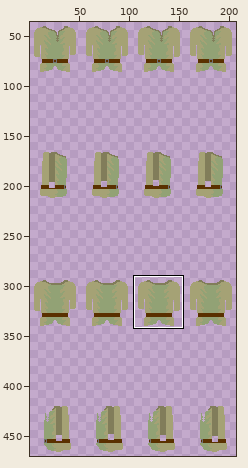
Sprite sheet: assets/playerCustom/clothingTop/tunicNatural.png. The picture above shows the old version from afar; the outline marks the close-up.
Close-up. Before the edit:
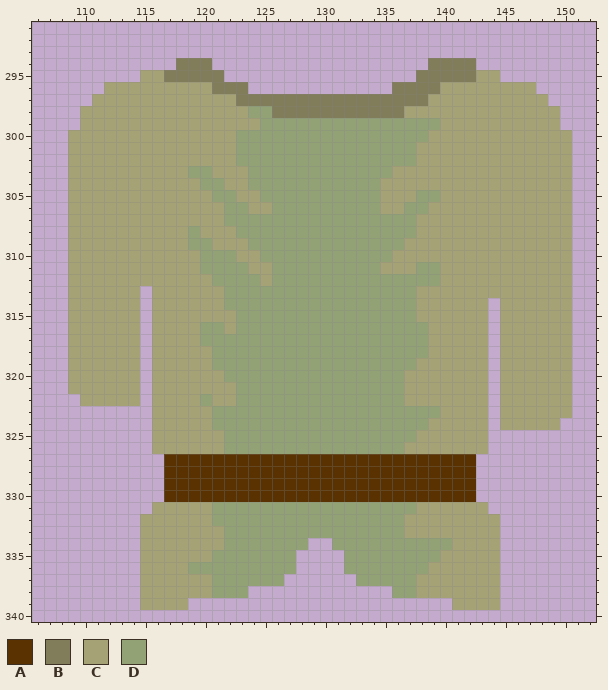
The file is 208x507 pixels. Colours within 5 levels of each other are drawn and written as one. Shown: x 106..152, y 291..340. The wide view leaves out empty margins. The commit also changed other parts of the picture, which this record leaves out.
Palette (. is transparent): A #5a3100  B #817d5a  C #a5a275  D #92a275
And afterwards:
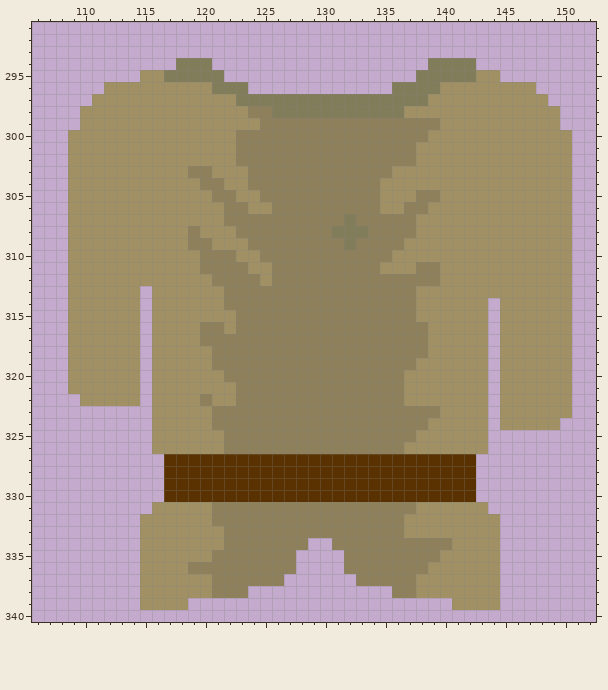
The exact change:
colour C: #a5a275 -> #a09063
colour D: #92a275 -> #8e805b
y 307: x 132 D -> B
y 308: x 131..133 DDD -> BBB
y 309: x 132 D -> B
Pixel boxes of the changes (left, top, right, bottom) in both close-ups:
changed: (68, 70, 572, 454)
changed: (140, 502, 500, 610)
